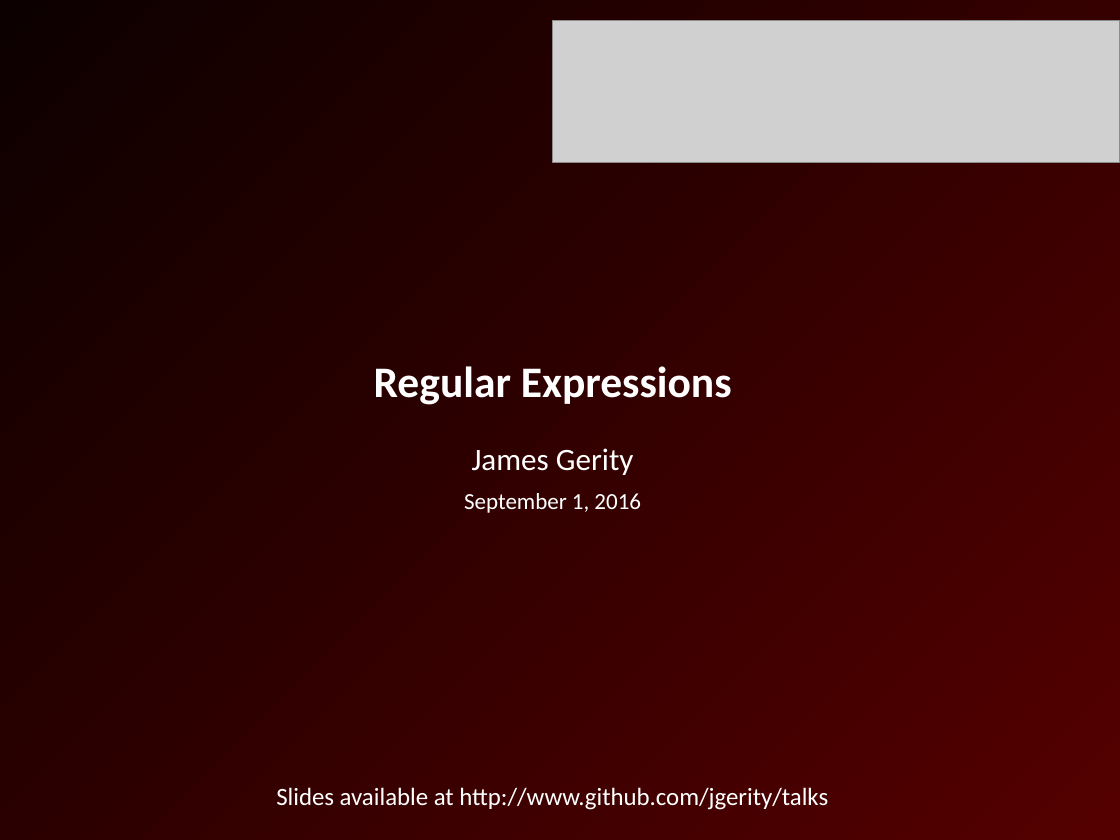
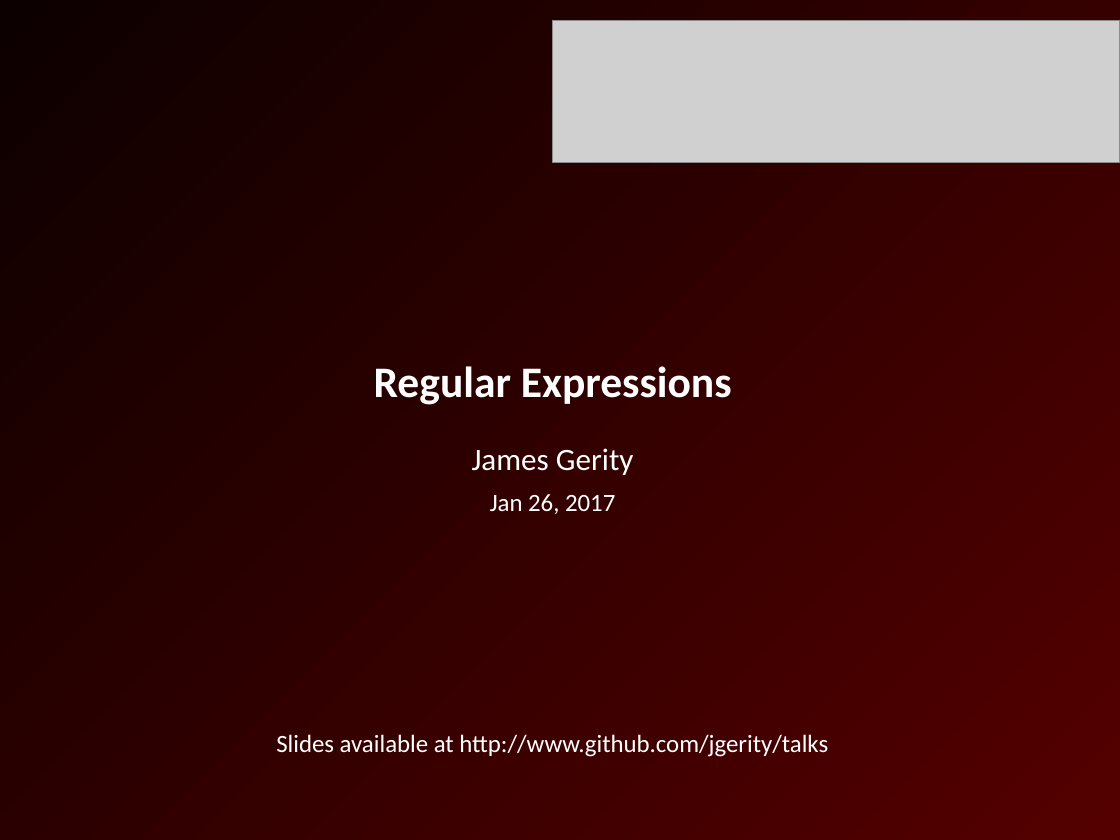
Before and after one commit to jgerity/talks, a slide deck: slide 1 of 2017/computing_workgroup/regex/regular_expressions.pptx. Drawn at 1120x840 pixels with LibreOffice and Linux fonts; fonts in the diff are those of the drawing; grey boxes stand for pictures; background and template pictures are left out. Boxes give left, top, right and bottom in pixels: in the first picture for what was removed or moved away, otherwise in the second. Text is boxed around its words. In the diff, an @@ line names an element or a change of style, - is before the commit and + after.

```diff
--- a/2017/computing_workgroup/regex/regular_expressions.pptx
+++ b/2017/computing_workgroup/regex/regular_expressions.pptx
@@ text at (490, 494, 615, 514): text changed; size 14.8 to 16 pt @@
-September 1, 2016
+Jan 26, 2017
@@ text "Slides available at http://www.github.com/jgerity/talks": place and size @@
-text "Slides available at http://www.github.com/jgerity/talks" at (276, 787, 828, 810)
+text "Slides available at http://www.github.com/jgerity/talks" at (276, 734, 828, 757)
```
Also in this commit, not shown: 14 other slides changed, 1 slide added, 1 slide removed.
